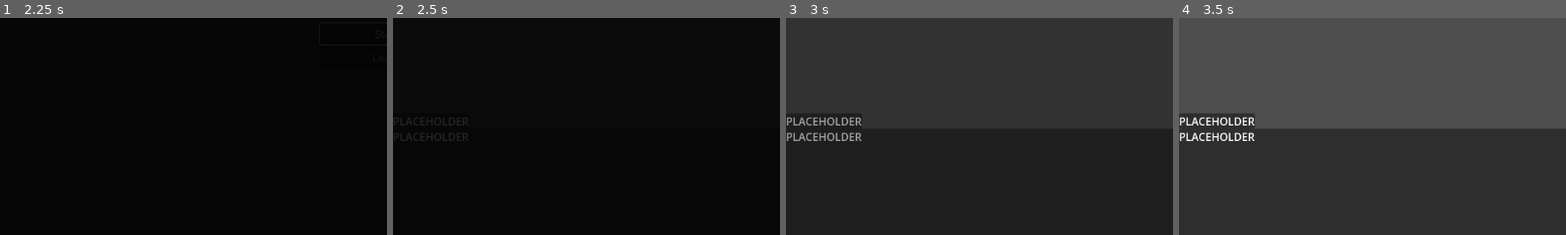
Above: before the commit, frames 1-4 (left to right).
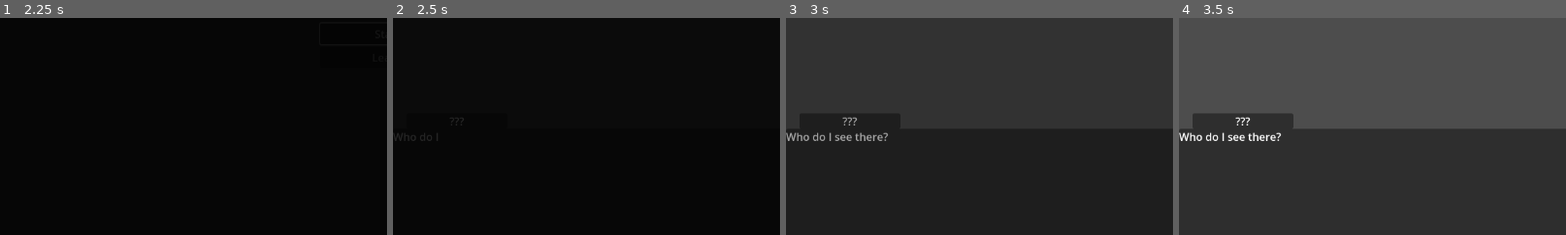
Above: after the commit, the same moments.

Repository: Lipatant/KitchenwareShop
Game: Godot game, scene res://Source/Scenes/MainMenu.tscn
Same seed, same stepped clock (60 frames per second), same inputs: the game is played once before the commit and once after it.
Inputs (mouse positions are % of the whole screen's width and height, from its top left):
- Up to frame 1 (2.25 s): click "Leave" at 0.5 s; click "Start" at 1.25 s; click "Start" at 2 s
- Up to frame 2 (2.5 s): no input
- Up to frame 3 (3 s): move the mouse to (72, 45) at 2.77 s; click (72, 45) at 2.92 s
- Up to frame 4 (3.5 s): no input
The pictures show only the part of the screen within x 0-50%, y 44-94%; the shares and areas given below are measured in that part.

Frame 1 is identical in both runs. In frame 2, 0.3% of the frame differs, in the area x 0-20%, y 45-57%; in frame 3, 1.0%; in frame 4, 1.9%, in the area x 0-30%, y 44-57%.

Commit message:
feat: adding Event

Diff:
--- /dev/null
+++ b/Data/Characters/Edward/EdwardDay01.tres
@@ -0,0 +1,16 @@
+[gd_resource type="Resource" script_class="Event" load_steps=3 format=3 uid="uid://dw7dllt6hkllv"]
+
+[ext_resource type="Resource" uid="uid://bbc0da5rmo1ra" path="res://Data/Characters/Edward.tres" id="1_t448b"]
+[ext_resource type="Script" path="res://Source/Data/Event.gd" id="2_g4rg4"]
+
+[resource]
+script = ExtResource("2_g4rg4")
+character = ExtResource("1_t448b")
+code = "set_character_name_unknown
+say Edward0101
+say Edward0102
+say Edward0103
+say Edward0104
+set_character_name_self
+say Edward0105
+say Edward0106"
--- a/Localization/Localization.csv
+++ b/Localization/Localization.csv
@@ -5,5 +5,12 @@
 CharacterNameKirpich,Kirpich
 CharacterNameOtis,Otis
 CharacterNamePepe,Pepe
+CharacterNameUnknown,???
+CharacterSpeechEdward0101,"Who do I see there?"
+CharacterSpeechEdward0102,"..."
+CharacterSpeechEdward0103,"You're not from around here, are you?"
+CharacterSpeechEdward0104,"If you're looking for a new tool for preparing dishes fit for a queen, you've come to the right place."
+CharacterSpeechEdward0105,"Let me introduce myself: I'm Edward, proud descendant of my assortment of blades."
+CharacterSpeechEdward0106,"I'm going to have to leave you now, as it's almost time for me to go and cut some tea leaves in my department."
 MainMenuStartButton,Start
 MainMenuLeaveButton,Leave
--- /dev/null
+++ b/Source/Data/Event.gd
@@ -0,0 +1,5 @@
+extends Resource
+class_name Event
+
+@export var character : Character
+@export_multiline var code : String
--- a/Source/Globals/MusicManager/MusicManager.gd
+++ b/Source/Globals/MusicManager/MusicManager.gd
@@ -33,7 +33,7 @@
 
 func stop() -> void:
 	if _current_stream_identifier > 0:
-		_audio_stream_synchronized.set_sync_stream_volume(_current_stream_identifier, 0.0)
+		_set_stream_volume(_current_stream_identifier, 0.0)
 		_current_stream_identifier = 0
 
 # PRIVATE METHODS #
--- a/Source/Scenes/Dialogue.tscn
+++ b/Source/Scenes/Dialogue.tscn
@@ -1,4 +1,6 @@
-[gd_scene format=3 uid="uid://b1nldnorkv3ps"]
+[gd_scene load_steps=2 format=3 uid="uid://b1nldnorkv3ps"]
+
+[ext_resource type="Script" path="res://Source/Scenes/Dialogue/Dialogue.gd" id="1_22gd5"]
 
 [node name="Dialogue" type="Control"]
 layout_mode = 3
@@ -7,8 +9,9 @@
 anchor_bottom = 1.0
 grow_horizontal = 2
 grow_vertical = 2
+script = ExtResource("1_22gd5")
 
-[node name="Panel" type="Panel" parent="."]
+[node name="CharacterSpeechContainer" type="Panel" parent="."]
 custom_minimum_size = Vector2(0, 200)
 layout_mode = 1
 anchors_preset = 12
@@ -17,8 +20,9 @@
 anchor_bottom = 1.0
 grow_horizontal = 2
 grow_vertical = 0
+mouse_default_cursor_shape = 2
 
-[node name="ScrollContainer" type="ScrollContainer" parent="Panel"]
+[node name="ScrollContainer" type="ScrollContainer" parent="CharacterSpeechContainer"]
 layout_mode = 1
 anchors_preset = 15
 anchor_right = 1.0
@@ -27,17 +31,28 @@
 grow_vertical = 2
 horizontal_scroll_mode = 0
 
-[node name="RichTextLabel" type="RichTextLabel" parent="Panel/ScrollContainer"]
+[node name="CharacterSpeech" type="RichTextLabel" parent="CharacterSpeechContainer/ScrollContainer"]
+unique_name_in_owner = true
+auto_translate_mode = 2
 layout_mode = 2
 size_flags_horizontal = 3
+mouse_filter = 2
 text = "PLACEHOLDER"
 fit_content = true
 
-[node name="Panel" type="PanelContainer" parent="Panel"]
+[node name="CharacterNameContainer" type="PanelContainer" parent="CharacterSpeechContainer"]
+unique_name_in_owner = true
 layout_mode = 1
 anchors_preset = -1
+offset_left = 20.0
 grow_vertical = 0
 
-[node name="Label" type="Label" parent="Panel/Panel"]
+[node name="CharacterName" type="Label" parent="CharacterSpeechContainer/CharacterNameContainer"]
+unique_name_in_owner = true
+custom_minimum_size = Vector2(150, 0)
 layout_mode = 2
 text = "PLACEHOLDER"
+horizontal_alignment = 1
+
+[connection signal="speech_pressed" from="." to="." method="_on_speech_pressed"]
+[connection signal="gui_input" from="CharacterSpeechContainer" to="." method="_on_character_speech_container_gui_input"]
--- a/Source/Scenes/Dialogue/Dialogue.gd
+++ b/Source/Scenes/Dialogue/Dialogue.gd
@@ -1 +1,80 @@
 extends Node
+
+# MEMBERS #
+
+var _character : Character
+var _lines : Array
+var _speech_tween : Tween
+
+# SIGNALS #
+
+signal speech_finished()
+signal speech_pressed()
+
+# METHODS #
+
+func _ready() -> void:
+	set_character_name()
+	play(load("res://Data/Characters/Edward/EdwardDay01.tres"))
+
+func play(event: Event) -> void:
+	_lines = event.code.split("\n", false)
+	_character = event.character
+	MusicManager.play(_character.theme)
+	play_next()
+
+func play_next() -> void:
+	while !_lines.is_empty():
+		if !_play_line(_lines.pop_front()):
+			break
+
+# PRIVATE MEMBERS #
+
+func _emit_speech_finished() -> void:
+	speech_finished.emit()
+
+func _on_character_speech_container_gui_input(event: InputEvent) -> void:
+	if event is InputEventMouseButton:
+		if event.pressed:
+			speech_pressed.emit()
+
+func _on_speech_pressed() -> void:
+	if !%CharacterSpeech.text:
+		return
+	if _speech_tween and _speech_tween.is_running():
+		_speech_tween.stop()
+		%CharacterSpeech.visible_characters = %CharacterSpeech.text.length()
+	else:
+		play_next()
+
+func _play_line(line: String) -> bool:
+	var tokens : Array = line.split(" ", false)
+	assert(tokens.size() > 0)
+	return callv(tokens.pop_front(), tokens)
+
+# EVENT FUNCTIONS #
+
+func say(speech_code: String) -> bool:
+	var line : String = tr("CharacterSpeech" + speech_code)
+	var line_duration : float = 0.02 * line.length()
+	%CharacterSpeech.text = line
+	%CharacterSpeech.visible_characters = 0
+	_speech_tween = create_tween()
+	_speech_tween.tween_property(%CharacterSpeech, "visible_characters", line.length(), line_duration)
+	#_speech_tween.tween_callback(_emit_speech_finished)
+	return false
+
+func set_character_name(character_code: String = "") -> bool:
+	if character_code.is_empty():
+		%CharacterName.text = ""
+		%CharacterNameContainer.visible = false
+	else:
+		%CharacterName.text = "CharacterName" + character_code
+		%CharacterNameContainer.visible = true
+	return true
+
+func set_character_name_self() -> bool:
+	return set_character_name(_character.code if _character else "")
+
+func set_character_name_unknown() -> bool:
+	return set_character_name("Unknown")
--- a/Source/Scenes/MainMenu.tscn
+++ b/Source/Scenes/MainMenu.tscn
@@ -31,11 +31,11 @@
 
 [node name="StartButton" type="Button" parent="VBoxContainer"]
 layout_mode = 2
-text = "Start"
+text = "MainMenuStartButton"
 
 [node name="LeaveButton" type="Button" parent="VBoxContainer"]
 layout_mode = 2
-text = "Leave"
+text = "MainMenuLeaveButton"
 
 [connection signal="pressed" from="VBoxContainer/StartButton" to="." method="_on_start_button_pressed"]
 [connection signal="pressed" from="VBoxContainer/LeaveButton" to="." method="_on_leave_button_pressed"]
Binary file changed: Localization/Localization.en.translation
